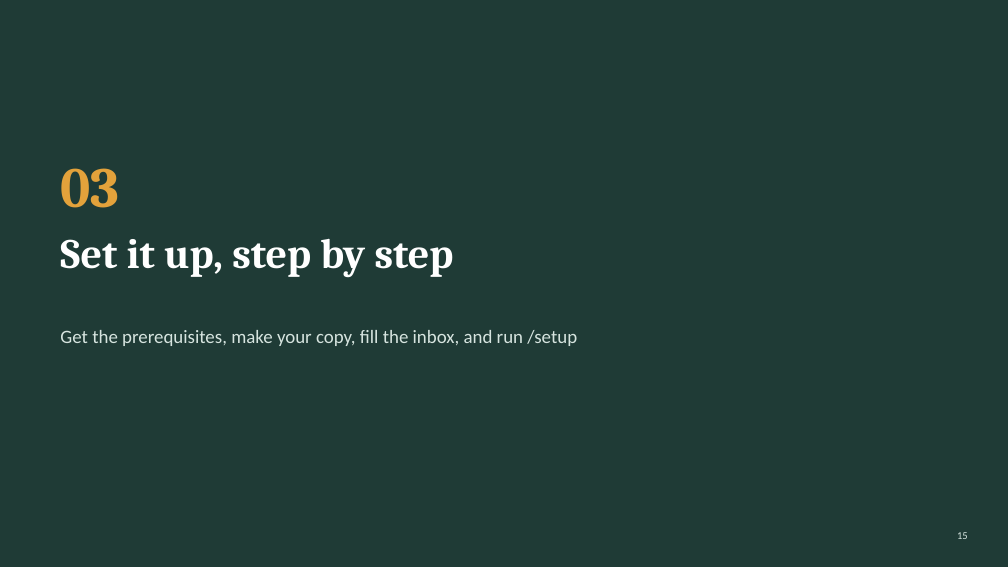
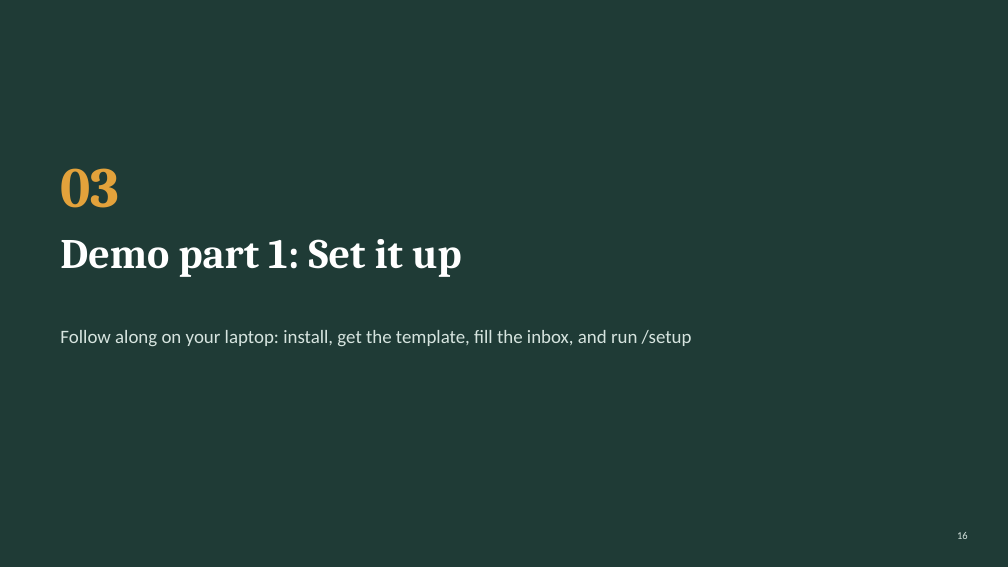
Before and after one commit to simonhdang/personal-research-agents, a slide deck: slide 16 of docs/personal-research-agents_seminar.pptx (slide 15 before the commit). Drawn at 1008x567 pixels with LibreOffice and Linux fonts; fonts in the diff are those of the drawing. Boxes give left, top, right and bottom in pixels: in the first picture for what was removed or moved away, otherwise in the second. Text is boxed around its words. In the diff, an @@ line names an element or a change of style, - is before the commit and + after.

```diff
--- a/docs/personal-research-agents_seminar.pptx
+++ b/docs/personal-research-agents_seminar.pptx
@@ title at bbox=[60, 239, 462, 277]: text changed @@
-Set it up, step by step
+Demo part 1: Set it up
@@ text at bbox=[60, 330, 692, 346]: text changed @@
-Get the prerequisites, make your copy, fill the inbox, and run /setup
+Follow along on your laptop: install, get the template, fill the inbox, and run /setup
```
Also in this commit, not shown: 16 other slides changed, 24 slides added, 6 slides removed, 1 other file.
